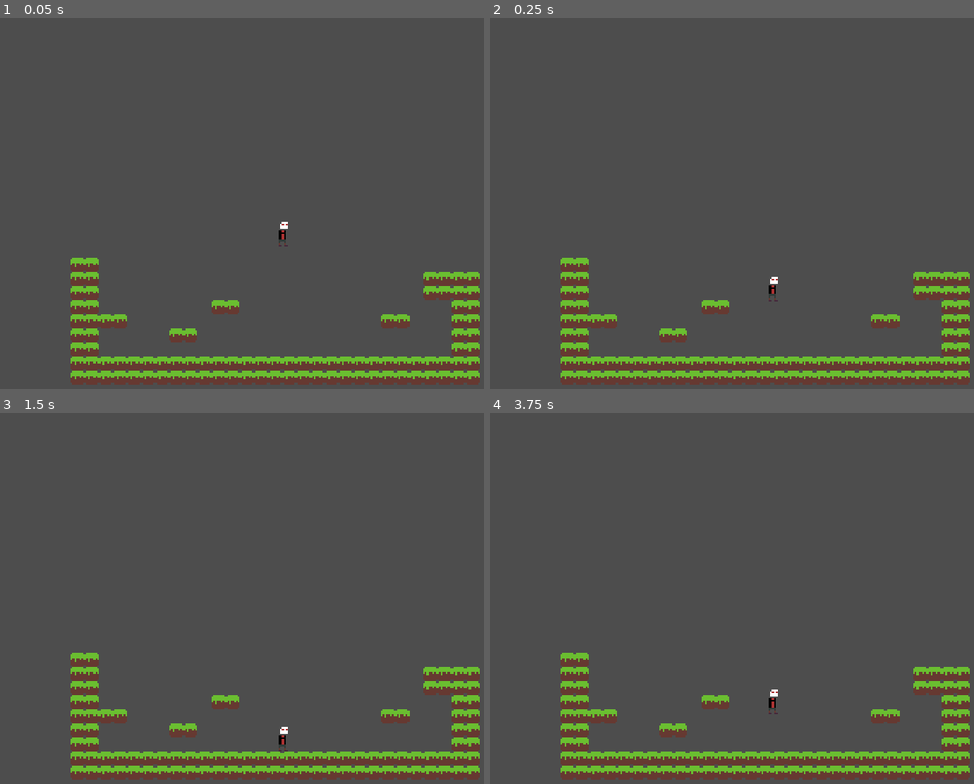
Above: before the commit, frames 1-4 (two rows, left to right).
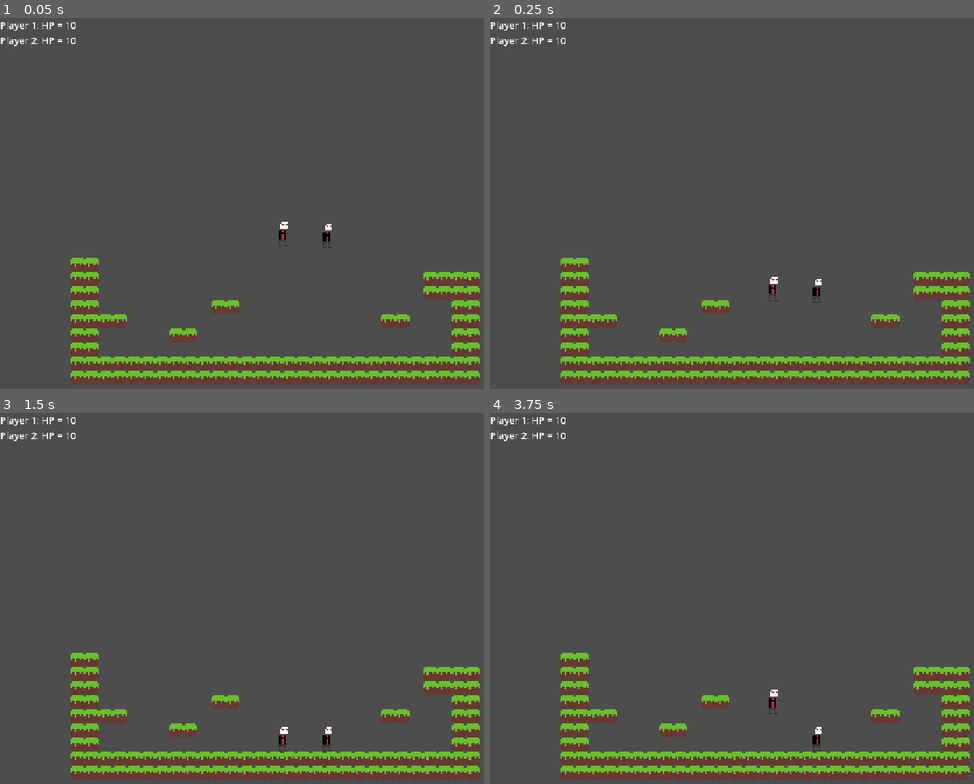
Above: after the commit, the same moments.

Repository: grandeisa/livre-2026
Game: Godot game, scene res://scenes/test_level.tscn
Two runs of this game, one before a commit and one after it. Both use one fixed random seed, a clock stepped at 60 frames per second and the inputs below.
Inputs:
- Up to frame 1 (0.05 s): no input
- Up to frame 2 (0.25 s): no input
- Up to frame 3 (1.5 s): tap Enter at 1.25 s
- Up to frame 4 (3.75 s): tap Space at 2, 3.5 s; tap Enter at 2.75 s

The runs differ from the first frame. In frame 1, 0.3% of the frame differs, in the area x 0-69%, y 0-62%; in frame 2, 0.3%; in frame 3, 0.3%, in the area x 0-69%, y 0-92%; in frame 4, 0.3%.

Commit message:
Add player heal

Diff:
--- /dev/null
+++ b/src/scenes/player.tscn
@@ -0,0 +1,58 @@
+[gd_scene format=3 uid="uid://dyx2li4wp43m8"]
+
+[ext_resource type="Script" uid="uid://cbtuxmi0bt671" path="res://scripts/player.gd" id="1_tuyoq"]
+[ext_resource type="Texture2D" uid="uid://b3awclke3r58p" path="res://sprites/placeholder-character.png" id="2_fjrip"]
+[ext_resource type="Script" uid="uid://66v7ps1a5u3x" path="res://scripts/state_machine.gd" id="3_smehm"]
+[ext_resource type="Script" uid="uid://xo2bp6yt00y7" path="res://scripts/player-states/grounded.gd" id="4_ur7pv"]
+[ext_resource type="Script" uid="uid://cdv428ajfwhow" path="res://scripts/player-states/jump.gd" id="5_y4r1p"]
+[ext_resource type="Script" uid="uid://bpoji822stba6" path="res://scripts/player-states/fall.gd" id="6_d2wvv"]
+[ext_resource type="Texture2D" uid="uid://dfryj6u241ovf" path="res://sprites/placeholder-heal.png" id="7_fjrip"]
+
+[sub_resource type="CapsuleShape2D" id="CapsuleShape2D_7r5hg"]
+radius = 2.0
+height = 14.0
+
+[sub_resource type="RectangleShape2D" id="RectangleShape2D_7r5hg"]
+size = Vector2(24, 12)
+
+[node name="Player" type="CharacterBody2D" unique_id=1457206436 node_paths=PackedStringArray("heal_hitbox")]
+script = ExtResource("1_tuyoq")
+heal_hitbox = NodePath("AimOrigin/Heal-Hitbox")
+
+[node name="CollisionShape2D" type="CollisionShape2D" parent="." unique_id=1874220503]
+position = Vector2(0, 1)
+shape = SubResource("CapsuleShape2D_7r5hg")
+
+[node name="Sprite2D" type="Sprite2D" parent="." unique_id=1573791792]
+texture = ExtResource("2_fjrip")
+
+[node name="State Machine" type="Node" parent="." unique_id=1850475626 node_paths=PackedStringArray("_current_state")]
+script = ExtResource("3_smehm")
+_current_state = NodePath("Grounded")
+
+[node name="Grounded" type="Node" parent="State Machine" unique_id=935660039 node_paths=PackedStringArray("player")]
+script = ExtResource("4_ur7pv")
+player = NodePath("../..")
+
+[node name="Jump" type="Node" parent="State Machine" unique_id=2015399652 node_paths=PackedStringArray("player")]
+script = ExtResource("5_y4r1p")
+player = NodePath("../..")
+
+[node name="Fall" type="Node" parent="State Machine" unique_id=271274950 node_paths=PackedStringArray("player")]
+script = ExtResource("6_d2wvv")
+player = NodePath("../..")
+
+[node name="AimOrigin" type="Node2D" parent="." unique_id=828040178]
+
+[node name="Heal-Hitbox" type="Area2D" parent="AimOrigin" unique_id=590240058]
+visible = false
+position = Vector2(12, 0)
+
+[node name="CollisionShape2D" type="CollisionShape2D" parent="AimOrigin/Heal-Hitbox" unique_id=777690669]
+shape = SubResource("RectangleShape2D_7r5hg")
+
+[node name="Sprite2D" type="Sprite2D" parent="AimOrigin/Heal-Hitbox" unique_id=1487258570]
+modulate = Color(1, 1, 1, 0.49803922)
+texture = ExtResource("7_fjrip")
+region_enabled = true
+region_rect = Rect2(3.7291183, 0.083086014, 24, 12)
--- a/src/scenes/test_level.tscn
+++ b/src/scenes/test_level.tscn
@@ -1,12 +1,8 @@
 [gd_scene format=4 uid="uid://dfop5yqcnoktm"]
 
 [ext_resource type="Texture2D" uid="uid://bub5u1k4esaq8" path="res://sprites/placeholder-tile.png" id="1_2venv"]
-[ext_resource type="Script" uid="uid://cbtuxmi0bt671" path="res://scripts/player.gd" id="2_j6w7d"]
-[ext_resource type="Texture2D" uid="uid://b3awclke3r58p" path="res://sprites/placeholder-character.png" id="2_paw1w"]
-[ext_resource type="Script" uid="uid://66v7ps1a5u3x" path="res://scripts/state_machine.gd" id="4_x4b8f"]
-[ext_resource type="Script" uid="uid://xo2bp6yt00y7" path="res://scripts/player-states/grounded.gd" id="5_tmr53"]
-[ext_resource type="Script" uid="uid://cdv428ajfwhow" path="res://scripts/player-states/jump.gd" id="6_qcd3b"]
-[ext_resource type="Script" uid="uid://bpoji822stba6" path="res://scenes/fall.gd" id="7_88ety"]
+[ext_resource type="Script" uid="uid://lxtnvkjpp3br" path="res://scripts/hud.gd" id="1_ahbqi"]
+[ext_resource type="PackedScene" uid="uid://dyx2li4wp43m8" path="res://scenes/player.tscn" id="3_j6w7d"]
 
 [sub_resource type="TileSetAtlasSource" id="TileSetAtlasSource_paw1w"]
 texture = ExtResource("1_2venv")
@@ -19,11 +15,18 @@
 physics_layer_0/collision_layer = 1
 sources/0 = SubResource("TileSetAtlasSource_paw1w")
 
-[sub_resource type="CapsuleShape2D" id="CapsuleShape2D_7r5hg"]
-radius = 2.0
-height = 14.0
+[node name="TestLevel" type="Node2D" unique_id=1354510782]
 
-[node name="TestLevel" type="Node2D" unique_id=1354510782]
+[node name="HUD" type="CanvasLayer" parent="." unique_id=1361134685 node_paths=PackedStringArray("_players", "_hp_label")]
+visible = false
+script = ExtResource("1_ahbqi")
+_players = [NodePath("../Player"), NodePath("../Player2")]
+_hp_label = NodePath("Label")
+
+[node name="Label" type="Label" parent="HUD" unique_id=1642779187]
+offset_right = 40.0
+offset_bottom = 23.0
+text = "Player 1: Health = 999999"
 
 [node name="TileMapLayer" type="TileMapLayer" parent="." unique_id=1776182887]
 tile_map_data = PackedByteArray("AADx/wkAAAAAAAAAAADx/woAAAAAAAAAAADy/wkAAAAAAAAAAADy/woAAAAAAAAAAADz/wkAAAAAAAAAAADz/w …(1456 unchanged characters)…
@@ -32,28 +35,9 @@
 [node name="Camera2D" type="Camera2D" parent="." unique_id=1203405555]
 zoom = Vector2(3, 3)
 
-[node name="Player" type="CharacterBody2D" parent="." unique_id=1259900401]
-script = ExtResource("2_j6w7d")
+[node name="Player" parent="." unique_id=1457206436 instance=ExtResource("3_j6w7d")]
 
-[node name="CollisionShape2D" type="CollisionShape2D" parent="Player" unique_id=340212625]
-position = Vector2(0, 1)
-shape = SubResource("CapsuleShape2D_7r5hg")
-
-[node name="Sprite2D" type="Sprite2D" parent="Player" unique_id=1290532705]
-texture = ExtResource("2_paw1w")
-
-[node name="State Machine" type="Node" parent="Player" unique_id=717637616 node_paths=PackedStringArray("_current_state")]
-script = ExtResource("4_x4b8f")
-_current_state = NodePath("Grounded")
-
-[node name="Grounded" type="Node" parent="Player/State Machine" unique_id=1710151840 node_paths=PackedStringArray("player")]
-script = ExtResource("5_tmr53")
-player = NodePath("../..")
-
-[node name="Jump" type="Node" parent="Player/State Machine" unique_id=879693727 node_paths=PackedStringArray("player")]
-script = ExtResource("6_qcd3b")
-player = NodePath("../..")
-
-[node name="Fall" type="Node" parent="Player/State Machine" unique_id=971332276 node_paths=PackedStringArray("player")]
-script = ExtResource("7_88ety")
-player = NodePath("../..")
+[node name="Player2" parent="." unique_id=869757558 instance=ExtResource("3_j6w7d")]
+position = Vector2(25, 1)
+device = 0
+id = 1
--- /dev/null
+++ b/src/scripts/hud.gd
@@ -0,0 +1,14 @@
+## HUD
+extends CanvasLayer
+
+@export var _players: Array[Player]
+@export var _hp_label: Label
+
+func _ready() -> void:
+	visible = true
+
+func _process(_delta: float) -> void:
+	var label_str: String = ""
+	for player: Player in _players:
+		label_str += "Player %d: HP = %d\n" % [player.id + 1, player.health_points]
+	_hp_label.text = label_str
--- a/src/scripts/player.gd
+++ b/src/scripts/player.gd
@@ -7,13 +7,21 @@
 const JUMP_MIN_VELOCITY_ON_JUMP_EARLY_STOP = -100.0
 const GRAVITY = Vector2(0, 980.0)
 
-@onready var sprite = $Sprite2D
+#region components
+@onready var sprite:Sprite2D = $Sprite2D
+@export var heal_hitbox: Area2D
+#endregion
 
+#region input
 var input_direction: Vector2 = Vector2.ZERO
-var device: int = MultiInput.KEYBOARD
+@export var device: int = -1
+@export var id: int = 0
+#endregion input
 
+var health_points: int = 10
 var current_speed: float = GROUNDED_SPEED
 var can_move: bool = true
+var can_heal: bool = true
 
 func _process(_delta: float) -> void:
 	input_direction = MultiInput.get_vector("p_left","p_right", "p_up", "p_down", device)
@@ -22,8 +30,20 @@
 	if can_move and input_direction.x:
 		velocity.x = input_direction.x * current_speed
 		sprite.flip_h = input_direction.x < 0
+		heal_hitbox.position.x = abs(heal_hitbox.position.x) * (1 if input_direction.x > 0 else -1)
 	else:
 		velocity.x = move_toward(velocity.x, 0, current_speed)
 	if not is_on_floor():
 		velocity += GRAVITY * delta
 	move_and_slide()
+
+	if can_heal and MultiInput.is_action_just_pressed("p_heal", device):
+		can_heal = false
+		heal_hitbox.visible = true
+		for player: Player in heal_hitbox.get_overlapping_bodies():
+			if player == self: continue
+			player.health_points += 2
+
+		await get_tree().create_timer(0.1).timeout
+		can_heal = true
+		heal_hitbox.visible = false
Not shown, added: src/scripts/hud.gd.uid
Renamed: src/scenes/fall.gd -> src/scripts/player-states/fall.gd
Renamed: src/scenes/fall.gd.uid -> src/scripts/player-states/fall.gd.uid
Binary file added: src/sprites/placeholder-atk.png
Not shown, added: src/sprites/placeholder-atk.png.import
Binary file added: src/sprites/placeholder-heal.png
Not shown, added: src/sprites/placeholder-heal.png.import
Binary file added: src/sprites/placeholder-knockback.png
Not shown, added: src/sprites/placeholder-knockback.png.import
Not shown, added: softwares-used.md
Not shown, changed: tasks.md
